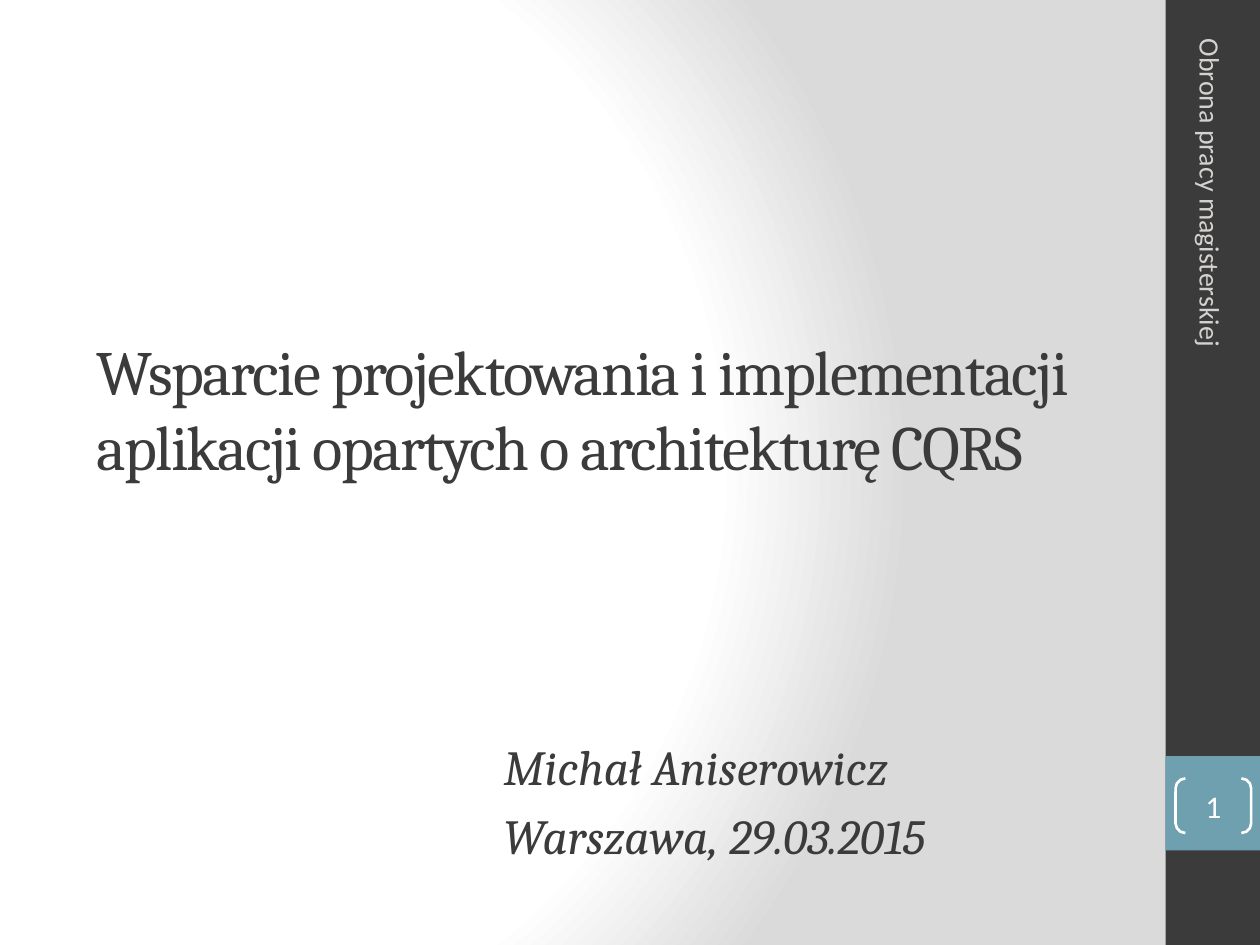
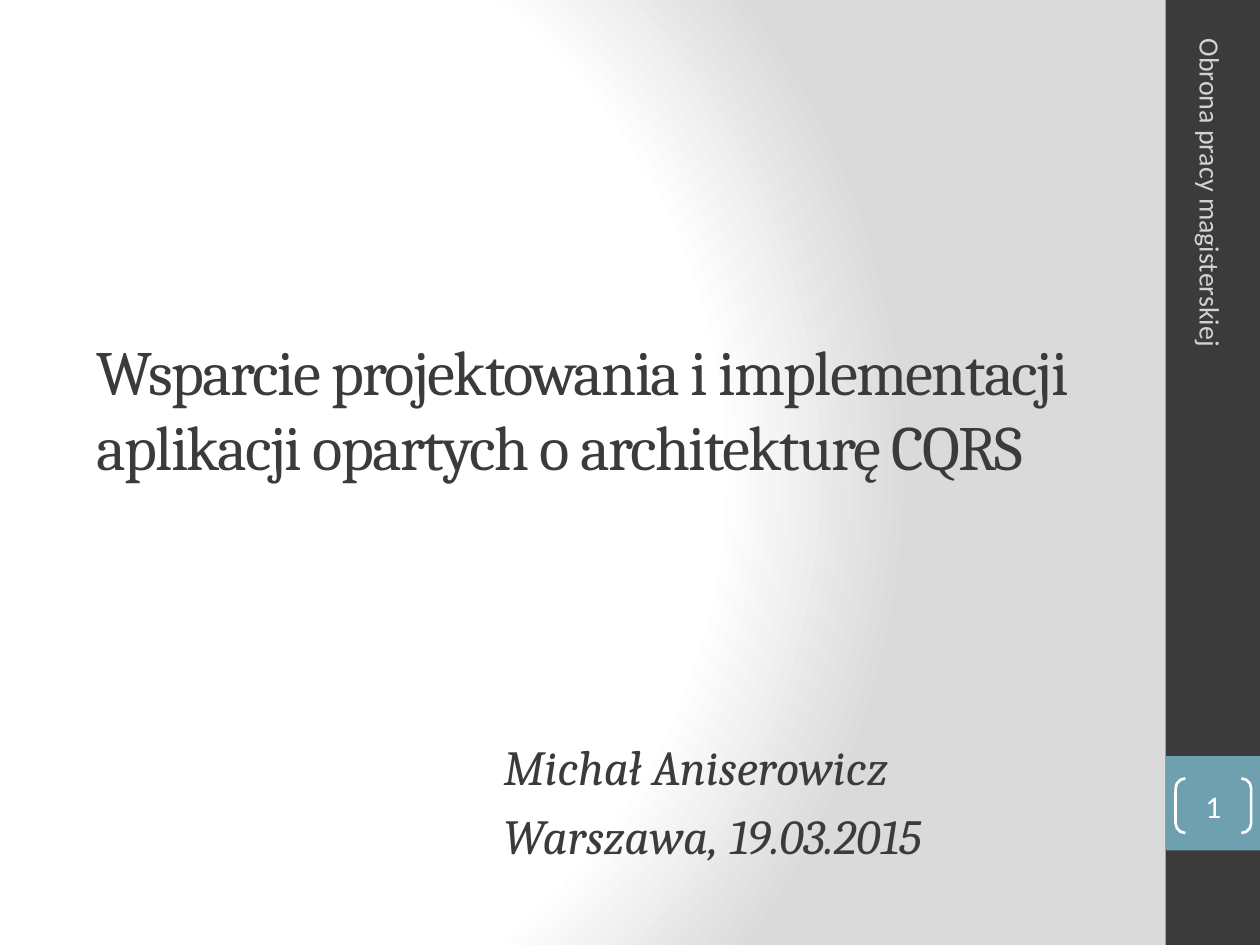
Before and after one commit to manisero/MasterThesis, a slide deck: slide 1 of thesis/presentation/presentation.pptx. Drawn at 1260x945 pixels with LibreOffice and Linux fonts; fonts in the diff are those of the drawing. Boxes give left, top, right and bottom in pixels: in the first picture for what was removed or moved away, otherwise in the second. Text is boxed around its words. In the diff, an @@ line names an element or a change of style, - is before the commit and + after.

```diff
--- a/thesis/presentation/presentation.pptx
+++ b/thesis/presentation/presentation.pptx
@@ subtitle at [504,821,921,861]: text changed @@
-Warszawa, 29.03.2015
+Warszawa, 19.03.2015
```
Also in this commit, not shown: 1 other slide changed, 1 slide removed.
